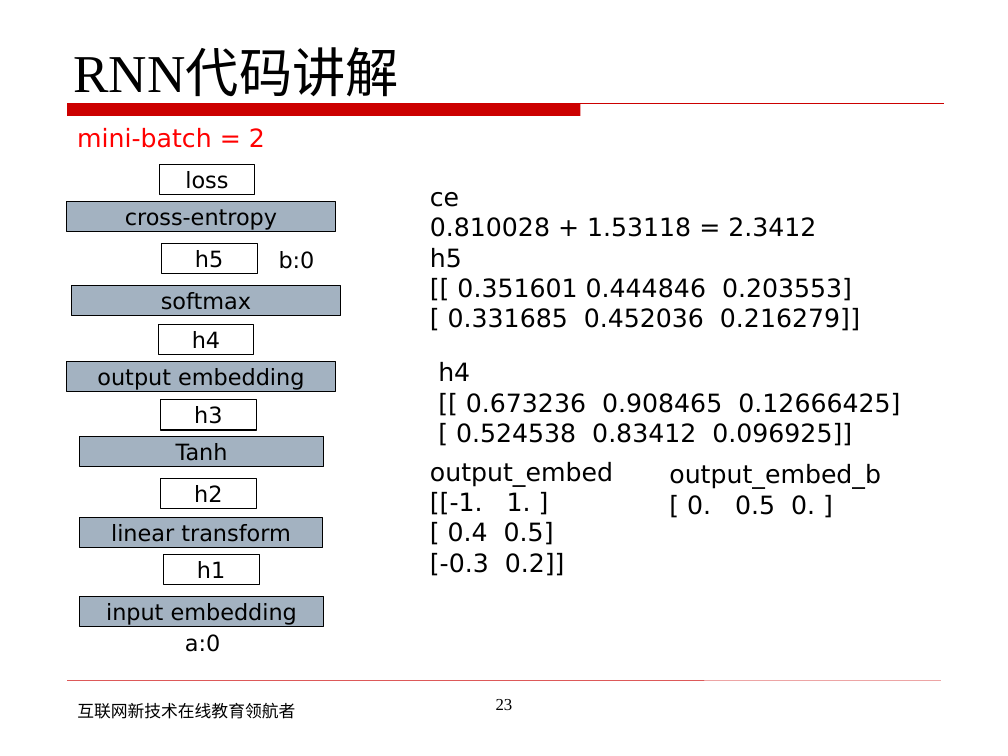
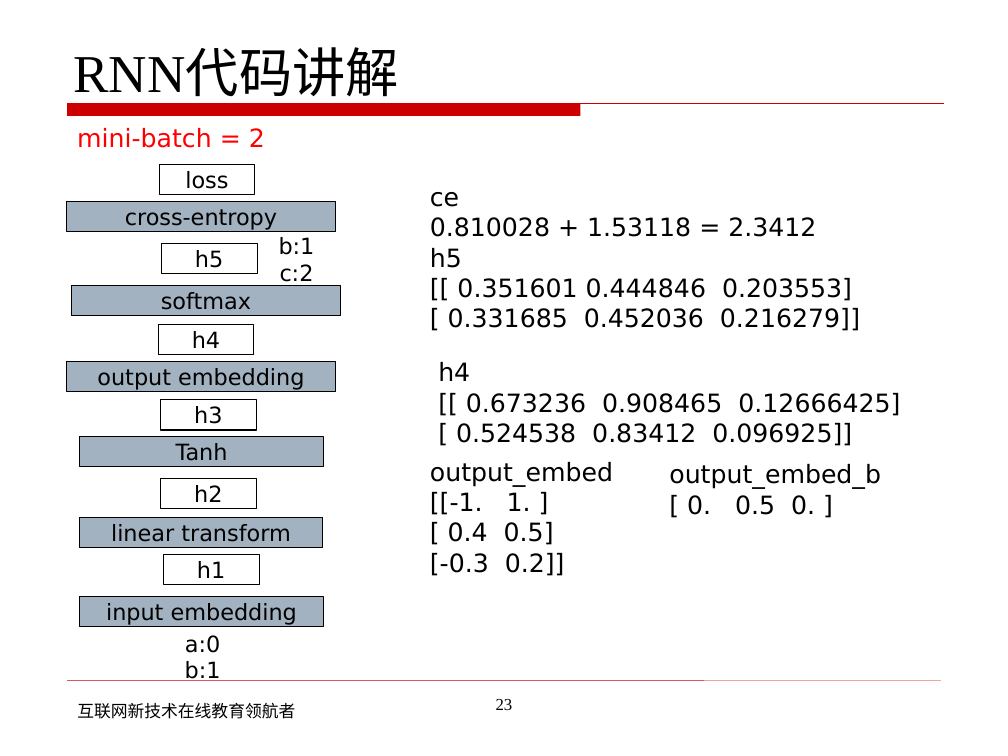
Before and after one commit to shixing/xing_nlp, a slide deck: slide 23 of slides/neuralsequence3.pptx. Drawn at 1008x756 pixels with LibreOffice and Linux fonts; fonts in the diff are those of the drawing; background and template pictures are left out. Boxes give left, top, right and bottom in pixels: in the first picture for what was removed or moved away, otherwise in the second. Text is boxed around its words. In the diff, an @@ line names an element or a change of style, - is before the commit and + after.

```diff
--- a/slides/neuralsequence3.pptx
+++ b/slides/neuralsequence3.pptx
@@ text at [279, 237, 315, 287]: text changed @@
-b:0
+b:1
+c:2
@@ text at [185, 661, 221, 681]: paragraph added @@
+b:1
```
Also in this commit, not shown: 6 other slides changed, 1 other file.
